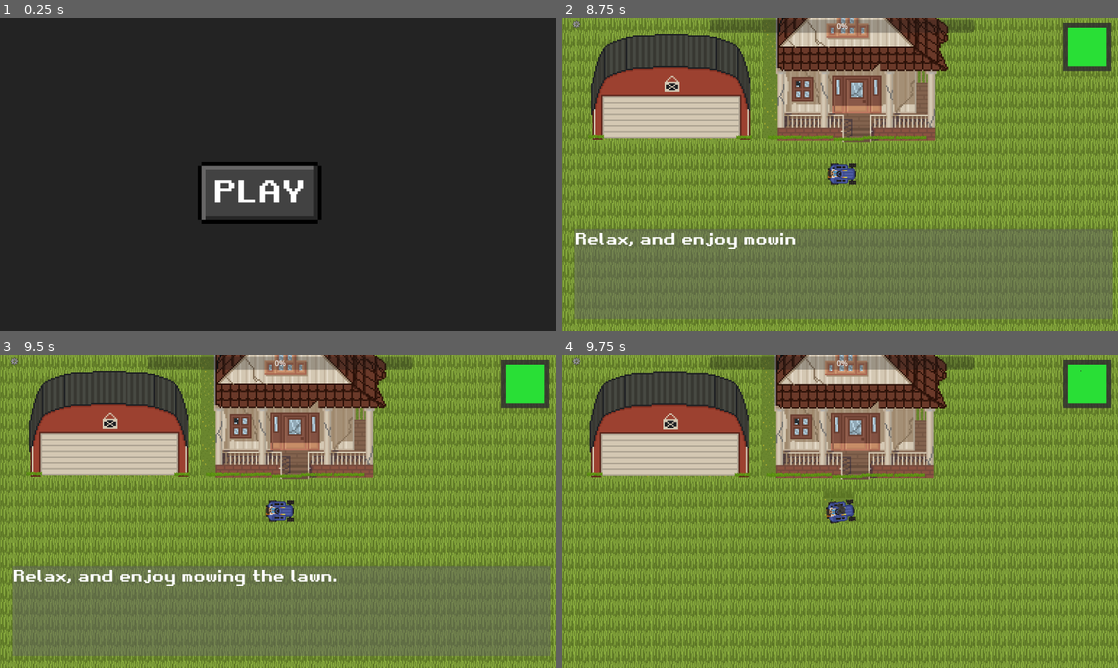
Above: before the commit, frames 1-4 (two rows, left to right).
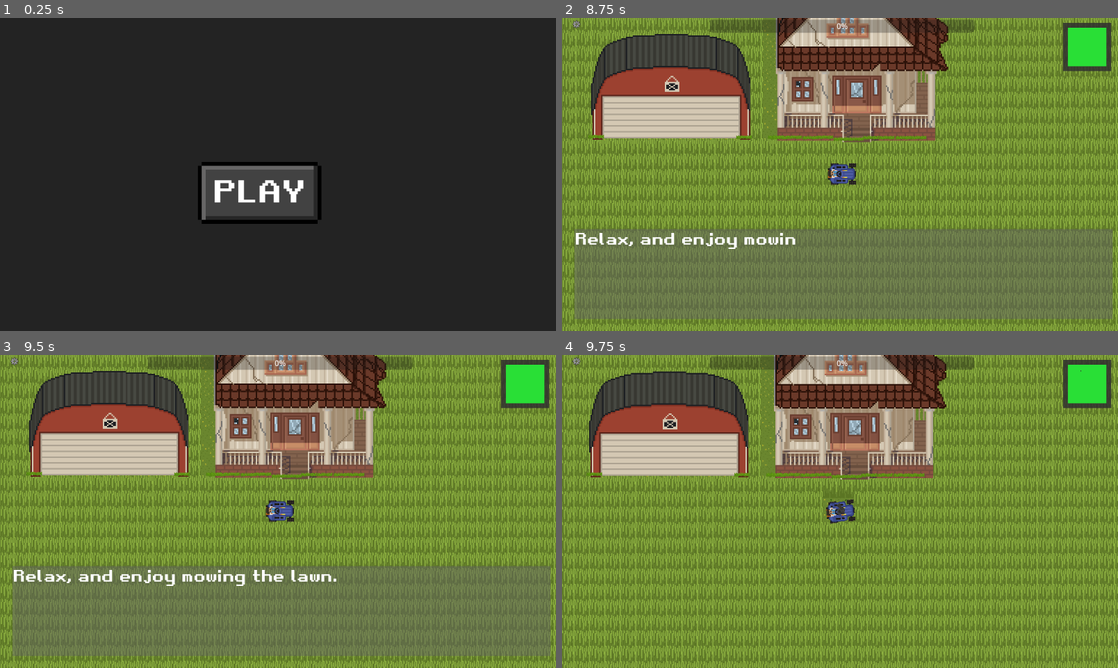
Above: after the commit, the same moments.

Repository: AlexandreBelanger1/BrackeysJam12
Game: Godot game, scene res://Scenes/main_menu.tscn
The game is run twice, just before and just after one commit, with the same random seed, the same clock (stepped at 60 frames per second) and the same inputs. Sound files missing from this copy of the repository are replaced by a short silence.
Inputs (mouse positions are in pixels of both pictures, inside the frame that each line leads up to):
- Up to frame 1 (0.25 s): no input
- Up to frame 2 (8.75 s): click (906, 215) at 0.5 s; tap Enter at 1.25, 6.5 s; move the mouse to (962, 158) at 1.27 s; hold D (right) 1.28-2.03 s; hold Space (dodge, bound only before the commit) 1.28-2.03 s; move the mouse to (728, 190) at 2.02 s; hold S (down) 2.03-2.78 s; click (728, 190) at 2.1 s; tap Space (dodge, bound only before the commit) every 1.5 s from 2.3 to 8.3 s; move the mouse to (895, 105) at 2.77 s; hold D (right) 2.78-3.53 s; hold Space (dodge, bound only before the commit) 2.78-3.53 s; move the mouse to (812, 237) at 3.52 s; hold W (up) 3.53-4.28 s; tap Shift (switchVacuumMode) at 3.6, 6.6 s; move the mouse to (1006, 221) at 4.27 s; hold Space (dodge, bound only before the commit) 4.28-5.03 s; hold A (left) 4.28-5.78 s; move the mouse to (673, 127) at 5.02 s; click (673, 127) at 5.1 s; move the mouse to (867, 174) at 5.77 s; hold S (down) 5.78-6.53 s; hold Space (dodge, bound only before the commit) 5.78-6.53 s; move the mouse to (756, 96) at 6.52 s; hold D (right) 6.53-7.28 s; move the mouse to (962, 158) at 7.27 s; hold W (up) 7.28-8.03 s; hold Space (dodge, bound only before the commit) 7.28-8.03 s; move the mouse to (728, 190) at 8.02 s; hold D (right) from 8.03 s (still down); click (728, 190) at 8.1 s
- Up to frame 3 (9.5 s): move the mouse to (333, 442) at 8.77 s; release D (right) at 8.78 s; hold S (down) from 8.78 s (still down); hold Space (dodge, bound only before the commit) from 8.78 s (still down)
- Up to frame 4 (9.75 s): move the mouse to (812, 574) at 9.52 s; release S (down) at 9.53 s; release Space (dodge, bound only before the commit) at 9.53 s; hold A (left) from 9.53 s (still down); tap Shift (switchVacuumMode) at 9.6 s

Frames 1-3 are identical in both runs. In frame 4, 22% of the frame differs, in the area x 0-100%, y 0-100%.

Commit message:
Gun tractor animations and shooting script

Diff:
--- a/Scenes/bullet.tscn
+++ b/Scenes/bullet.tscn
@@ -1,22 +1,42 @@
-[gd_scene load_steps=4 format=3 uid="uid://cfy5i1lnttjdq"]
+[gd_scene load_steps=5 format=3 uid="uid://cfy5i1lnttjdq"]
 
-[ext_resource type="Script" path="res://Scripts/bullet.gd" id="1_w6nuk"]
-[ext_resource type="Texture2D" uid="uid://bt1ama2mr4i7n" path="res://Assets/Sprites/Trash.png" id="2_ar0yg"]
+[ext_resource type="Script" path="res://Scripts/Bullet.gd" id="1_s3v7w"]
+[ext_resource type="Texture2D" uid="uid://fqa25fsk4nd" path="res://Assets/Sprites/bullet.png" id="2_ygyog"]
 
-[sub_resource type="CircleShape2D" id="CircleShape2D_717mf"]
+[sub_resource type="RectangleShape2D" id="RectangleShape2D_shg4x"]
+size = Vector2(10, 6)
 
-[node name="bullet" type="CharacterBody2D"]
-collision_layer = 16
-script = ExtResource("1_w6nuk")
+[sub_resource type="RectangleShape2D" id="RectangleShape2D_n313n"]
+size = Vector2(16, 10)
+
+[node name="Bullet" type="CharacterBody2D"]
+collision_layer = 0
+collision_mask = 256
+script = ExtResource("1_s3v7w")
+
+[node name="Sprite2D" type="Sprite2D" parent="."]
+rotation = 1.5708
+texture = ExtResource("2_ygyog")
 
 [node name="CollisionShape2D" type="CollisionShape2D" parent="."]
-shape = SubResource("CircleShape2D_717mf")
+shape = SubResource("RectangleShape2D_shg4x")
 
-[node name="Sprite2D" type="Sprite2D" parent="."]
-texture = ExtResource("2_ar0yg")
+[node name="Front" type="Marker2D" parent="."]
+position = Vector2(8, 0)
 
-[node name="Timer" type="Timer" parent="."]
-wait_time = 2.0
+[node name="Back" type="Marker2D" parent="."]
+position = Vector2(-8, 0)
+
+[node name="hitbox" type="Area2D" parent="."]
+collision_layer = 0
+collision_mask = 256
+
+[node name="CollisionShape2D" type="CollisionShape2D" parent="hitbox"]
+shape = SubResource("RectangleShape2D_n313n")
+
+[node name="Lifetime" type="Timer" parent="."]
+wait_time = 3.0
 autostart = true
 
-[connection signal="timeout" from="Timer" to="." method="_on_timer_timeout"]
+[connection signal="body_entered" from="hitbox" to="." method="_on_hitbox_body_entered"]
+[connection signal="timeout" from="Lifetime" to="." method="_on_lifetime_timeout"]
--- a/Scenes/player.tscn
+++ b/Scenes/player.tscn
@@ -1,9 +1,11 @@
-[gd_scene load_steps=15 format=3 uid="uid://djhe8reawejrw"]
+[gd_scene load_steps=21 format=3 uid="uid://djhe8reawejrw"]
 
 [ext_resource type="Script" path="res://Scripts/LawnMower.gd" id="1_mp85h"]
 [ext_resource type="Texture2D" uid="uid://cjwg3wuav2g0j" path="res://Assets/Sprites/DecentTractor.png" id="2_0food"]
 [ext_resource type="Texture2D" uid="uid://bcurusn1bx3p1" path="res://Assets/Sprites/SuperTractor.png" id="2_ykqw0"]
 [ext_resource type="AudioStream" uid="uid://cj0vtmqq71ar3" path="res://Assets/Audio/EngineSound.ogg" id="3_lv11k"]
+[ext_resource type="Texture2D" uid="uid://dtwgvikk7wmcw" path="res://Assets/Sprites/SuperTractorGun.png" id="3_yhcb7"]
+[ext_resource type="Texture2D" uid="uid://d0ql660bqv6ev" path="res://Assets/Sprites/GunDecentTractor1.png" id="5_k2vua"]
 
 [sub_resource type="AtlasTexture" id="AtlasTexture_bjp0w"]
 atlas = ExtResource("2_ykqw0")
@@ -13,12 +15,28 @@
 atlas = ExtResource("2_ykqw0")
 region = Rect2(24, 0, 24, 41)
 
+[sub_resource type="AtlasTexture" id="AtlasTexture_oj1ig"]
+atlas = ExtResource("3_yhcb7")
+region = Rect2(0, 0, 28, 42)
+
+[sub_resource type="AtlasTexture" id="AtlasTexture_nnupn"]
+atlas = ExtResource("3_yhcb7")
+region = Rect2(28, 0, 28, 42)
+
 [sub_resource type="AtlasTexture" id="AtlasTexture_qh2dx"]
 atlas = ExtResource("2_0food")
 region = Rect2(0, 0, 22, 30)
 
 [sub_resource type="AtlasTexture" id="AtlasTexture_r8elr"]
 atlas = ExtResource("2_0food")
+region = Rect2(22, 0, 22, 30)
+
+[sub_resource type="AtlasTexture" id="AtlasTexture_qny0g"]
+atlas = ExtResource("5_k2vua")
+region = Rect2(0, 0, 22, 30)
+
+[sub_resource type="AtlasTexture" id="AtlasTexture_vfwcm"]
+atlas = ExtResource("5_k2vua")
 region = Rect2(22, 0, 22, 30)
 
 [sub_resource type="SpriteFrames" id="SpriteFrames_8mkxv"]
@@ -36,6 +54,17 @@
 }, {
 "frames": [{
 "duration": 1.0,
+"texture": SubResource("AtlasTexture_oj1ig")
+}, {
+"duration": 1.0,
+"texture": SubResource("AtlasTexture_nnupn")
+}],
+"loop": true,
+"name": &"SuperTractorGun",
+"speed": 12.0
+}, {
+"frames": [{
+"duration": 1.0,
 "texture": SubResource("AtlasTexture_qh2dx")
 }, {
 "duration": 1.0,
@@ -43,6 +72,17 @@
 }],
 "loop": true,
 "name": &"decentTractor",
+"speed": 12.0
+}, {
+"frames": [{
+"duration": 1.0,
+"texture": SubResource("AtlasTexture_qny0g")
+}, {
+"duration": 1.0,
+"texture": SubResource("AtlasTexture_vfwcm")
+}],
+"loop": true,
+"name": &"decentTractorGun",
 "speed": 12.0
 }]
 
@@ -68,8 +108,9 @@
 [node name="Sprite2D" type="AnimatedSprite2D" parent="."]
 rotation = 1.5708
 sprite_frames = SubResource("SpriteFrames_8mkxv")
-animation = &"SuperTractor"
+animation = &"SuperTractorGun"
 autoplay = "decentTractor"
+frame_progress = 0.682103
 
 [node name="Hitbox" type="CollisionShape2D" parent="."]
 shape = SubResource("CircleShape2D_jif76")
@@ -117,6 +158,18 @@
 [node name="CollisionShape2D" type="CollisionShape2D" parent="UpgradesHitbox"]
 shape = SubResource("CircleShape2D_2tl5e")
 
+[node name="ShootTimer" type="Timer" parent="."]
+wait_time = 0.1
+
+[node name="ShootMarkerLeft" type="Marker2D" parent="."]
+position = Vector2(5, -11.5)
+rotation = 1.5708
+
+[node name="ShootMarkerRight" type="Marker2D" parent="."]
+position = Vector2(5, 11.5)
+rotation = 1.5708
+
 [connection signal="body_entered" from="CollectionHitbox" to="." method="_on_collection_hitbox_body_entered"]
 [connection signal="finished" from="EngineSounds" to="." method="_on_audio_stream_player_2d_finished"]
 [connection signal="body_entered" from="UpgradesHitbox" to="." method="_on_upgrades_hitbox_body_entered"]
+[connection signal="timeout" from="ShootTimer" to="." method="_on_shoot_timer_timeout"]
--- a/Scripts/Camera.gd
+++ b/Scripts/Camera.gd
@@ -6,8 +6,15 @@
 var RNG = RandomNumberGenerator.new()
 var shakeStrength: float = 0.0
 var shaking = false
+
+func _ready():
+	SignalBus.shoot.connect(shake)
+
 func randomOffset():
 	return Vector2((RNG.randf_range(-shakeStrength,shakeStrength)),RNG.randf_range(-shakeStrength,shakeStrength))
 
 func _physics_process(delta):
 	global_position = lerp(global_position, player.global_position, delta*5)
+
+func shake():
+	pass
--- a/Scripts/LawnMower.gd
+++ b/Scripts/LawnMower.gd
@@ -6,11 +6,18 @@
 @onready var hitbox = $Hitbox
 @onready var mower_size = $CollectionHitbox/MowerSize
 @onready var engine_sounds = $EngineSounds
+@onready var shoot_timer = $ShootTimer
+@onready var shoot_marker_left = $ShootMarkerLeft
+@onready var shoot_marker_right = $ShootMarkerRight
+
+
+
+const BULLET = preload("res://Scenes/bullet.tscn")
 
 var engineTopSpeedPitch = 1.5
 var engineTopTurningSpeedPitch = 0.5
 var turningTopSpeed = 4000.00
-var topSpeed = 7000.00
+var topSpeed = 70000.00
 var speed = 0.00
 var turnSpeed = 0.60
 var direction = Vector2(1,0)
@@ -20,10 +27,21 @@
 var rightTurning = false
 var accelerating = true
 var stormText = false
+var gun = false
+var shooting = false
+var upgradedChassis = false
+
+func _input(event):
+	if event.is_action_pressed("shoot") and gun:
+		shoot_timer.start()
+	if event.is_action_released("shoot") and gun:
+		shoot_timer.stop()
+
 
 func _ready():
 	SignalBus.upgradeUnlock.connect(upgrade)
 	SignalBus.garageUI.connect(garageReset)
+	SignalBus.halfway.connect(gunEnable)
 
 func _physics_process(delta):
 	direction = (front_bumper.global_position - rear_bumper.global_position).normalized()
@@ -82,8 +100,11 @@
 
 func upgrade(index: int)->void:
 	if index ==  5:
+		upgradedChassis = true
 		scale = scale * 2
 		sprite_2d.play("SuperTractor")
+		if gun:
+			sprite_2d.play("SuperTractorGun")
 	if index == 10:
 		turnSpeed = turnSpeed + 0.3
 		turningTopSpeed = 5000.00
@@ -122,3 +143,22 @@
 
 func getRearHitch():
 	return rear_bumper.global_position
+
+func gunEnable():
+	gun = true
+	if !upgradedChassis:
+		sprite_2d.play("decentTractorGun")
+	else:
+		sprite_2d.play("SuperTractorGun")
+
+
+func _on_shoot_timer_timeout():
+	var shotL = BULLET.instantiate()
+	get_parent().add_child(shotL)
+	shotL.global_position = shoot_marker_left.global_position
+	shotL.rotation = rotation
+
+	var shotR = BULLET.instantiate()
+	get_parent().add_child(shotR)
+	shotR.global_position = shoot_marker_right.global_position
+	shotR.rotation = rotation
--- a/Scripts/SignalBus.gd
+++ b/Scripts/SignalBus.gd
@@ -12,3 +12,4 @@
 signal houseDamage(value:int)
 signal loseGame()
 signal winGame()
+signal shoot()
--- a/Scripts/bullet.gd
+++ b/Scripts/bullet.gd
@@ -1,9 +1,23 @@
 extends CharacterBody2D
+
+@onready var front = $Front
+@onready var back = $Back
+
 var speed = 800
+var direction : Vector2
 
 func _physics_process(delta):
+	velocity = (front.global_position - back.global_position)
 	var _collision_info = move_and_collide(velocity.normalized() * delta * speed)
 
 
 func _on_timer_timeout():
 	queue_free()
+
+
+func _on_hitbox_body_entered(body):
+	body.queue_free()
+
+
+func _on_lifetime_timeout():
+	queue_free()
--- a/Scripts/garage.gd
+++ b/Scripts/garage.gd
@@ -36,7 +36,6 @@
 func _on_player_enter_body_entered(_body):
 	garage_interior.y_sort_enabled = false
 	SignalBus.hideTrailer.emit(true)
-	print_debug("entering")
 
 
 func _on_player_enter_body_exited(_body):
--- a/project.godot
+++ b/project.godot
@@ -59,7 +59,7 @@
 "events": [Object(InputEventKey,"resource_local_to_scene":false,"resource_name":"","device":-1,"window_id":0,"alt_press …(182 unchanged characters)…
 ]
 }
-dodge={
+shoot={
 "deadzone": 0.5,
 "events": [Object(InputEventKey,"resource_local_to_scene":false,"resource_name":"","device":-1,"window_id":0,"alt_pressed":false,"shift_pressed":false,"ctrl_pressed":false,"meta_pressed":false,"pressed":false,"keycode":0,"physical_keycode":32,"key_label":0,"unicode":32,"echo":false,"script":null)
 ]
Binary file added: Assets/Sprites/GunDecentTractor1.png
Not shown, added: Assets/Sprites/GunDecentTractor1.png.import
Binary file added: Assets/Sprites/SuperTractorGun.png
Not shown, added: Assets/Sprites/SuperTractorGun.png.import
Binary file added: Assets/Sprites/bullet.png
Not shown, added: Assets/Sprites/bullet.png.import
